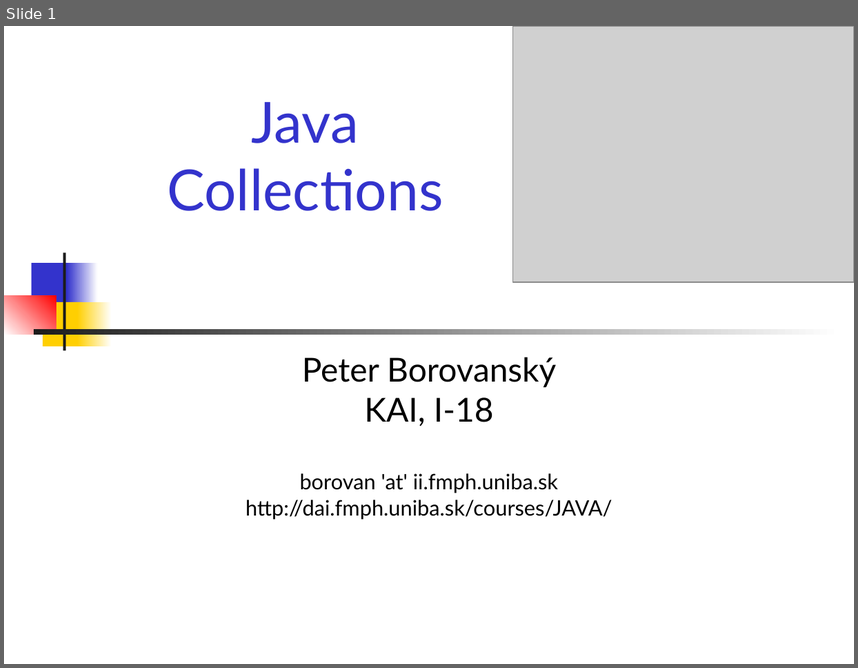
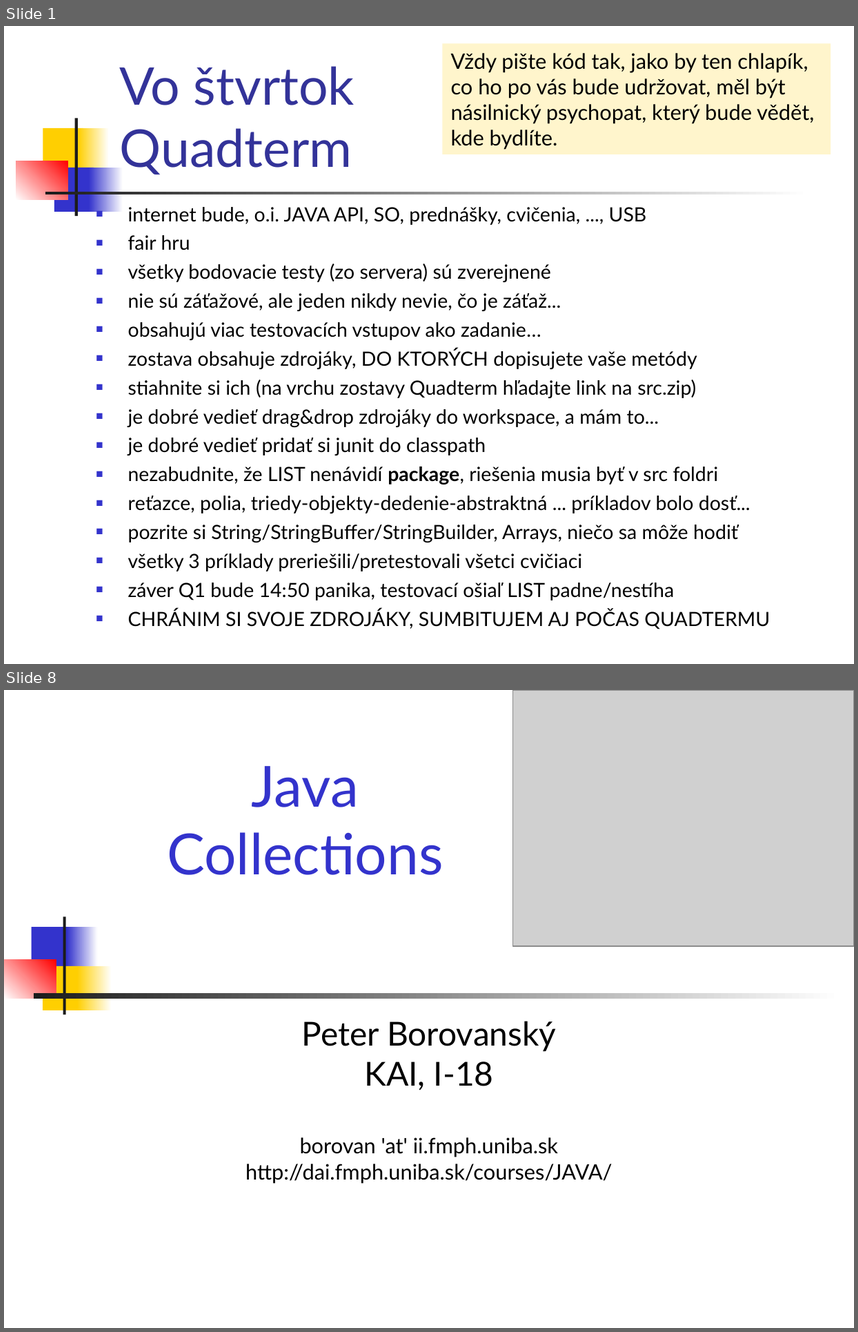
Before and after one commit to Programovanie4/Prednasky, a slide deck: 06/06_java.ppt. Shown one above the other, each under a label of ours: slide 1 before the commit, slides 1 and 8 after it; the slides between them are not shown. The pictures are 858x668 and 858x1332 pixels, drawn with LibreOffice and Linux fonts; fonts in the diff are those of the drawing; grey boxes stand for pictures. Boxes give left, top, right and bottom in pixels: in the first picture for what was removed or moved away, otherwise in the second. Text is boxed around its words. In the diff, an @@ line names an element or a change of style, - is before the commit and + after.

```diff
--- a/06/06_java.ppt
+++ b/06/06_java.ppt
@@ slide 1 added at box(4, 26, 854, 664), background #FFFFFF @@
@@ rectangle added at box(443, 44, 831, 154), fill #FFF5CC, 18 pt, text #000000 @@
+Vždy pište kód tak, jako by ten chlapík, co ho po vás bude udržovat, měl být násilnický psychopat, který bude vědět, kde bydlíte.
@@ title added at box(119, 66, 355, 174), 44 pt, text #333399 @@
+Vo štvrtok
+Quadterm
@@ rectangle added at box(43, 128, 84, 172), fill #FFCF01 @@
@@ rectangle added at box(74, 118, 77, 216), fill #1C1C1C @@
@@ rectangle added at box(79, 128, 110, 172), fill gradient #FFCF01 to #FFFFFF @@
@@ rectangle added at box(16, 161, 67, 199), fill gradient #FFFFFF to #FF0000 @@
@@ rectangle added at box(54, 167, 93, 212), fill #3333CC @@
@@ rectangle added at box(89, 167, 123, 212), fill gradient #3333CC to #FFFFFF @@
@@ rectangle added at box(45, 192, 810, 194), fill gradient #1C1C1C to #FFFFFF @@
@@ text added at box(128, 207, 770, 629), 16.6 pt, text #000000 @@
+■ internet bude, o.i. JAVA API, SO, prednášky, cvičenia, ..., USB
+■ fair hru
+■ všetky bodovacie testy (zo servera) sú zverejnené
+■ nie sú záťažové, ale jeden nikdy nevie, čo je záťaž...
+■ obsahujú viac testovacích vstupov ako zadanie…
+■ zostava obsahuje zdrojáky, DO KTORÝCH dopisujete vaše metódy
+■ stiahnite si ich (na vrchu zostavy Quadterm hľadajte link na src.zip)
+■ je dobré vedieť drag&drop zdrojáky do workspace, a mám to...
+■ je dobré vedieť pridať si junit do classpath
+■ nezabudnite, že LIST nenávidí package, riešenia musia byť v src foldri
+■ reťazce, polia, triedy-objekty-dedenie-abstraktná ... príkladov bolo dosť...
+■ pozrite si String/StringBuffer/StringBuilder, Arrays, niečo sa môže hodiť
+■ všetky 3 príklady preriešili/pretestovali všetci cvičiaci
+■ záver Q1 bude 14:50 panika, testovací ošiaľ LIST padne/nestíha
+■ CHRÁNIM SI SVOJE ZDROJÁKY, SUMBITUJEM AJ POČAS QUADTERMU
@@ what was slide 1 is now slide 8 @@
```
Also in this commit, not shown: 7 slides changed, 6 other slides added, 3 other files.
